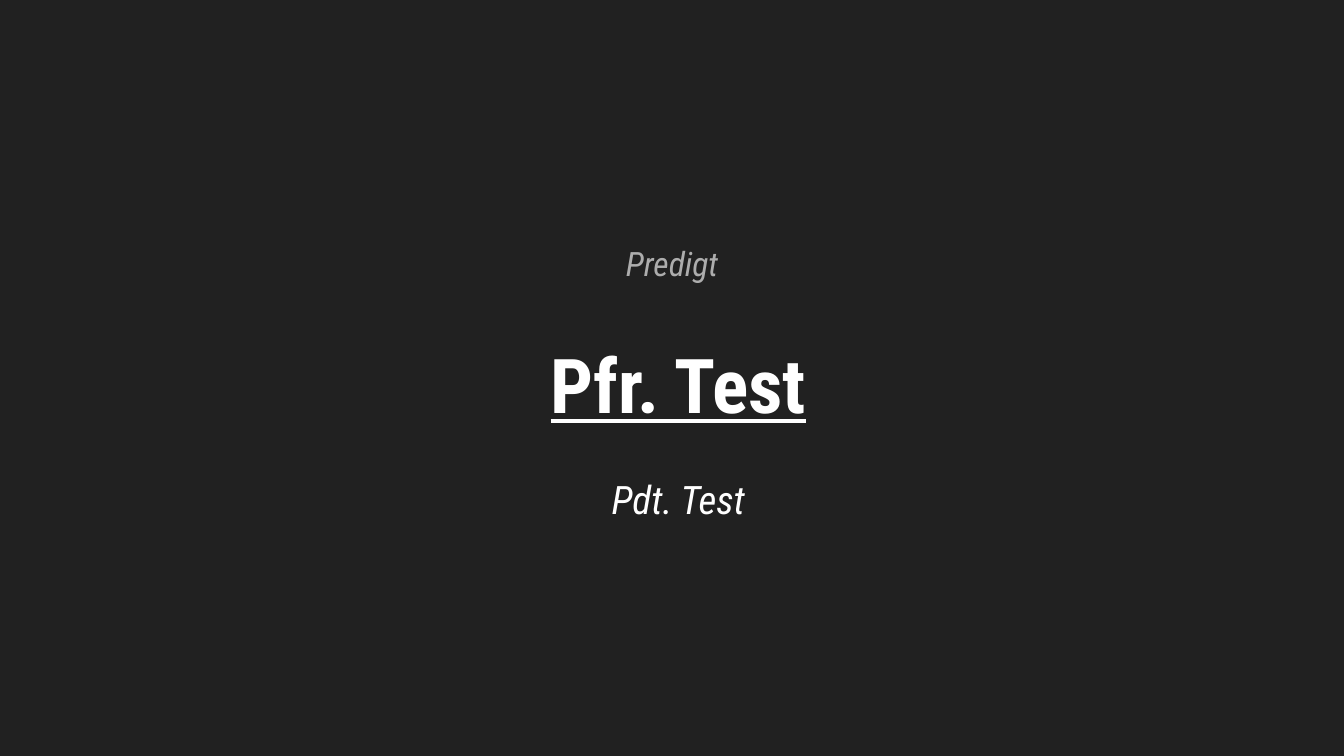
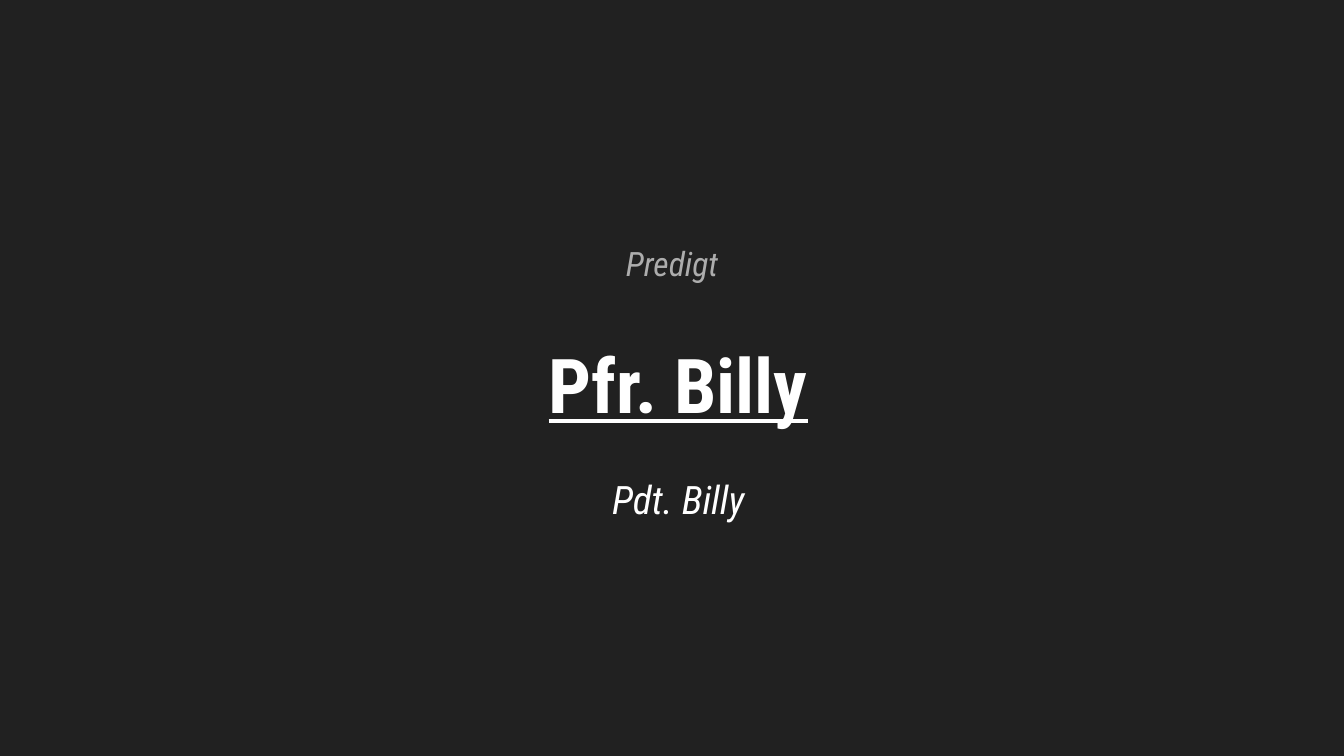
Before and after one commit to stepkurniawan/grii_hamburg_slidemaker, a slide deck: slide 44 of 20230723.pptx (slide 40 before the commit). Drawn at 1344x756 pixels with LibreOffice and Linux fonts; fonts in the diff are those of the drawing. Boxes give left, top, right and bottom in pixels: in the first picture for what was removed or moved away, otherwise in the second. Text is boxed around its words. In the diff, an @@ line names an element or a change of style, - is before the commit and + after.

```diff
--- a/20230723.pptx
+++ b/20230723.pptx
@@ text at bbox=[549, 355, 807, 429]: text changed @@
-Pfr. Test
+Pfr. Billy
@@ text at bbox=[612, 484, 745, 523]: text changed @@
-Pdt. Test
+Pdt. Billy
```
Also in this commit, not shown: 8 slides added, 4 slides removed, 5 other files.
